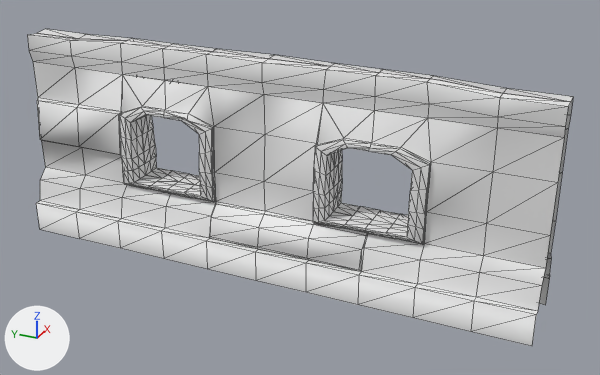
What one commit did to the glTF model client/assets/models/buildings/castle/castle_wall_10_windows.glb.
One viewpoint serves both versions: a camera (50 mm lens) standing at (-12.41, -6.17, 7.93) and looking at (0.08, -0.55, 1.68). Every picture has the same lights, and +X, +Y and +Z are marked at lower left. Mesh edges are drawn as thin lines. Vertices at the same position are counted once.

The scene before the commit, as lines of its bpy script (objects in view):
```python
me_grid_012 = bpy.data.meshes.new('Grid.012')
me_grid_012.from_pydata(...)  # 721 vertices, 1352 faces; spans x -0.67..0.67, y -5.0..5.0, z 0.01..4.03
ob_wall10_windows = bpy.data.objects.new('Wall10_windows', me_grid_012)
ob_wall10_windows.location = (0.0, 0.0, 0.0)
```
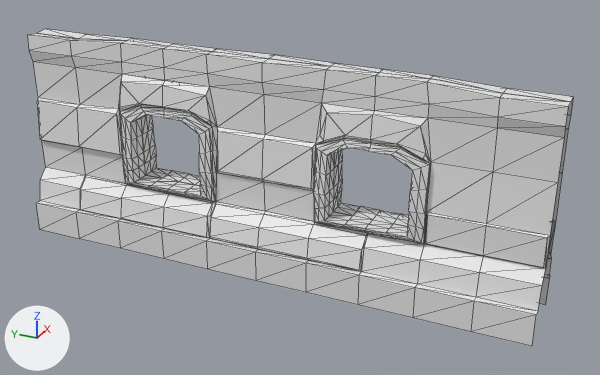
Edits to the bpy script that builds the scene:
```text
Change me_grid_012:
    used by ob_wall10_windows; location = (0.0, 0.0, 0.0)
    remove me_grid_012.from_pydata(...)  # 721 vertices, 1352 faces; spans x -0.67..0.67, y -5.0..5.0, z 0.01..4.03
    add me_grid_012.from_pydata(...)  # 817 vertices, 1544 faces; spans x -0.67..0.67, y -5.0..5.0, z 0.01..4.03
    me_grid_012 part 1
    6 vertices are removed from x -0.47..0.47, y -1.0..3.0, z 1.03..2.71
    91 faces are deleted
    6 vertices in x -0.37..-0.21, y -1.0..4.0, z 1.54..3.45 move by (0.0, -0.02, 0.0)
    5 vertices in x -0.29..0.21, y -1.1..3.04, z 2.68..3.45 move by (0.0, 0.03, 0.0)
    5 vertices in x -0.34..0.37, y 1.1..3.0, z 1.56..3.45 move by (0.0, -0.03, 0.0)
    5 vertices in x -0.37..0.36, y -1.0..1.02, z 1.56..2.27 move by (0.0, 0.01, 0.0)
    4 vertices in x -0.21..0.37, y -1.12..2.91, z 1.84..3.45 move by (0.0, 0.02, 0.0)
    3 vertices in x -0.26, y 2.0..3.0, z 2.7..2.9 move by (0.0, 0.0, 0.04)
    23 vertices move from x -0.36..0.36, y -3.0..3.0, z 1.27..2.9 to x -0.36..0.36, y -2.97..3.07, z 1.28..2.93
    86 vertices are added at x -0.59..0.58, y -4.96..3.95, z 0.63..3.41
    8 new vertices lie (0.0, 0.96, 0.0) away from vertices in x -0.59..0.58, y -4.96..2.02, z 0.63..1.81
    8 new vertices lie (0.0, 0.96, 0.0) away from vertices in x -0.59..0.58, y -4.0..2.98, z 0.63..1.81
    283 new faces join them
```

Boxes [x1, y1, x2, y2] around the edits, measured in the pictures (600 x 375 px):
part 1 of me_grid_012, built on: [33, 56, 556, 268] in both
